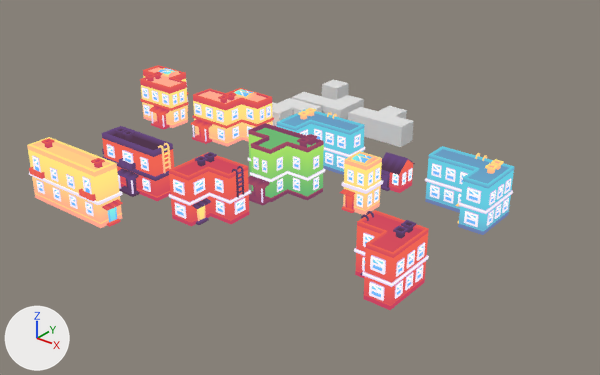
What one commit did to the Blender file Models/blend_file/house.blend.
Both versions are drawn from a camera (50 mm lens) standing at (49.0, -57.2, 28.2) and looking at (9.3, -7.5, -2.6). The axes (+X, +Y, +Z) are drawn at lower left. The lights are the same throughout.

Objects in the first picture: 'Cube.006', 'Cube.010', 'Cube.014', 'house_I_3', 'house_I_4', 'house_J_3.001', 'house_J_4.001', 'house_L_3', 'house_L_4', 'house_T', 'house_cube', 'house_cube_2', 'house_s', 'house_z'.
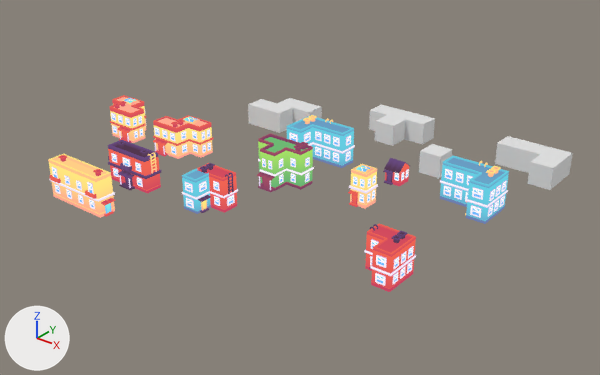
Commit message: fix house models

Changed parts and their boxes [x1, y1, x2, y2] in the pictures (600 x 375 px):
'house_I_4', moved, rescaled (30% narrower, 29% shorter)
    before: [27, 137, 123, 228]
    after: [48, 154, 115, 218]
'house_J_3.001', deleted (red)
    before: [354, 210, 429, 310]
'house_J_4.001', deleted (cyan)
    before: [425, 146, 514, 235]
'house_s', moved, rescaled (27% narrower, 25% shorter)
    before: [191, 88, 274, 147]
    after: [153, 115, 213, 159]
'house_T', moved, rescaled (26% narrower, 30% shorter)
    before: [248, 123, 325, 206]
    after: [257, 134, 314, 192]
'house_L_3', reshaped, rescaled (31% narrower, 31% shorter)
    before: [169, 152, 251, 226]
    after: [182, 163, 238, 214]
'house_z', moved, rescaled (26% narrower, 26% shorter)
    before: [140, 65, 189, 130]
    after: [110, 95, 146, 143]
'house_I_3', moved, rescaled (26% narrower, 29% shorter)
    before: [102, 126, 174, 201]
    after: [108, 140, 161, 193]
'Cube.006', moved, turned
    before: [292, 92, 364, 120]
    after: [495, 136, 573, 190]
'house_J_4', added (cyan)
    after: [440, 155, 509, 224]
'house_L_4', rescaled (22% narrower, 21% shorter)
    before: [277, 108, 365, 175]
    after: [287, 115, 355, 168]
'house_J_3', added (red)
    after: [364, 224, 416, 292]
'Cube.014', moved, turned
    before: [348, 106, 414, 147]
    after: [369, 105, 435, 146]
'house_cube_2', moved, rescaled (30% narrower, 29% shorter)
    before: [340, 151, 383, 215]
    after: [348, 164, 378, 209]
'Cube.010', moved
    before: [322, 80, 349, 100]
    after: [419, 144, 453, 178]
'house_cube', moved, rescaled
    before: [380, 152, 415, 193]
    after: [383, 158, 410, 186]
part 1 of me_cube_021, added (red)
    after: [183, 167, 236, 214]
part 2 of me_cube_021, recoloured
    before: [169, 167, 211, 226]
    after: [182, 173, 211, 214]
'Cube.005', unchanged, uncovered by the edit
    before: [272, 98, 322, 127]
    after: [248, 98, 322, 133]

What changed in the scene script:
```text
Change me_cube_021:
    used by ob_house_l_3; location = (9.04, -17.85, 1.29); rotation_euler = (0.0, 0.0, 318.9), in degrees (0, 0, 272); scale = (1.18, 1.18, 1.18)
    remove me_cube_021.from_pydata(...)  # 730 vertices, 511 faces; spans x -1.55..2.07, y -1.6..2.04, z -1.94..1.74
    add me_cube_021.from_pydata(...)  # 776 vertices, 511 faces, 10 loose edges; spans x -1.55..2.07, y -1.6..2.04, z -1.94..1.74
    me_cube_021 part 1: 46 vertices added at x -1.55..0.34, y -1.6..0.24, z -1.94..1.45
    me_cube_021 part 2: 18 faces spanning x 0.13..2.06, y -1.6..0.24, z -1.94..1.45 switch from mat_red_texture (picture img_red_texture_png) to mat_blue_texture (picture img_blue_texture_png)
Change ob_house_l_4:
    ob_house_l_4.scale: (1.18, 1.18, 1.18) -> (0.913, 0.913, 0.913)
Change ob_house_cube:
    ob_house_cube.location: (17.23, -5.19, 0.19) -> (17.23, -5.01, 0.19)
    ob_house_cube.scale: (1.0, 0.922, 1.0) -> (0.703, 0.648, 0.703)
Change ob_house_s:
    ob_house_s.location: (-0.03, -5.79, 1.13) -> (-0.03, -12.0, 1.13)
    ob_house_s.scale: (1.18, 1.18, 1.18) -> (0.82, 0.82, 0.82)
Change ob_cube_006:
    ob_cube_006.location: (0.0, 5.0, -1.0) -> (21.5, 7.04, -1.0)
    ob_cube_006.rotation_euler: (0.0, 0.0, 0.0) -> (3.142, 0.0, 0.0)  # degrees (0, 0, 0) -> degrees (180, 0, 0)
Change ob_cube_010:
    ob_cube_010.location: (0.0, 10.0, -1.0) -> (17.18, 1.3, -1.0)
Change ob_cube_014:
    ob_cube_014.location: (9.0, 7.0, -1.0) -> (10.23, 4.8, -1.0)
    ob_cube_014.rotation_euler: (0.0, 0.0, 0.0) -> (3.142, 0.0, 0.0)  # degrees (0, 0, 0) -> degrees (180, 0, 0)
Change ob_house_t:
    ob_house_t.location: (10.73, -11.35, 1.2) -> (10.61, -11.18, 1.2)
    ob_house_t.scale: (1.0, 1.0, 1.0) -> (0.725, 0.725, 0.725)
Change ob_house_l_3:
    ob_house_l_3.scale: (1.18, 1.18, 1.18) -> (0.814, 0.814, 0.814)
Change ob_house_i_3:
    ob_house_i_3.location: (1.13, -18.09, 1.37) -> (1.52, -18.82, 1.37)
    ob_house_i_3.scale: (1.0, 1.0, 1.0) -> (0.704, 0.704, 0.704)
Remove ob_house_j_4_001:
    ob_house_j_4_001 = bpy.data.objects.new('house_J_4.001', me_cube_029)
Remove ob_house_j_3_001:
    ob_house_j_3_001 = bpy.data.objects.new('house_J_3.001', me_cube_030)
Change ob_house_z:
    ob_house_z.location: (-9.0, -5.79, 1.13) -> (-6.97, -12.07, 1.13)
    ob_house_z.scale: (-1.18, 1.18, 1.18) -> (-0.82, 0.82, 0.82)
Change ob_house_i_4:
    ob_house_i_4.location: (-0.04, -23.5, 0.0) -> (0.35, -23.11, 0.0)
    ob_house_i_4.scale: (1.0, 1.0, 1.0) -> (0.704, 0.704, 0.704)
Change ob_house_cube_2:
    ob_house_cube_2.location: (17.19, -9.84, 0.0) -> (17.19, -9.67, 0.0)
    ob_house_cube_2.scale: (1.0, 1.0, 1.0) -> (0.703, 0.703, 0.703)
Add ob_house_j_3:
    ob_house_j_3 = bpy.data.objects.new('house_J_3', me_cube_030_1)  # 765 vertices, 511 faces; spans x -1.55..2.07, y -1.6..2.04, z -1.94..1.74; in mat_red_texture (picture img_red_texture_png)
    ob_house_j_3.location = (24.74, -17.85, 1.29)
    ob_house_j_3.rotation_euler = (0.0, 0.0, 318.9)  # degrees (0, 0, 272)
    ob_house_j_3.scale = (0.814, -0.814, 0.814)
Add ob_house_j_4:
    ob_house_j_4 = bpy.data.objects.new('house_J_4', me_cube_029_1)  # 1033 vertices, 669 faces; spans x -1.49..2.28, y -2.2..3.04, z -1.89..1.79; in mat_blue_texture (picture img_blue_texture_png)
    ob_house_j_4.location = (24.32, -5.31, 1.23)
    ob_house_j_4.rotation_euler = (0.0, 0.0, 318.9)  # degrees (0, 0, 272)
    ob_house_j_4.scale = (0.913, -0.913, 0.913)
```
